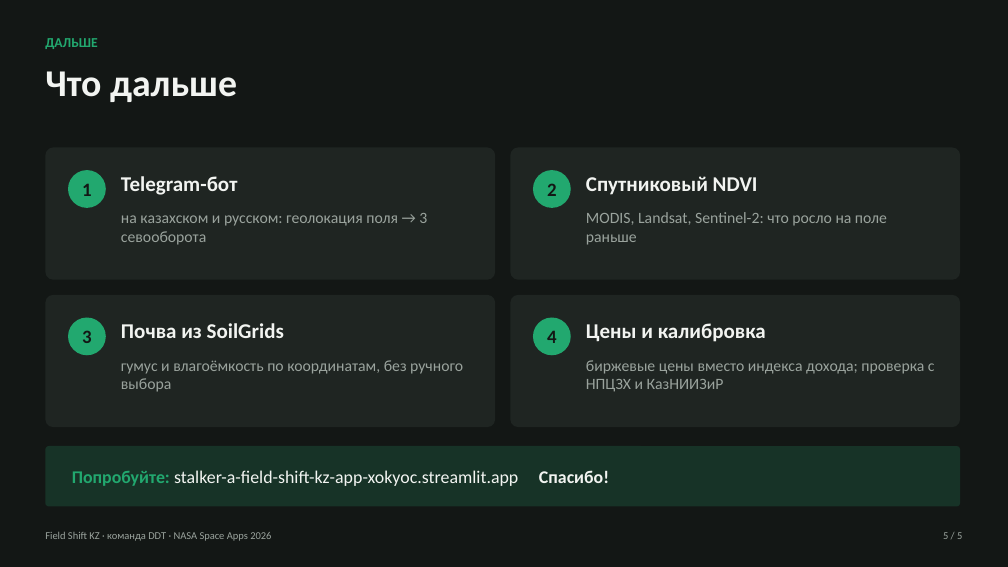
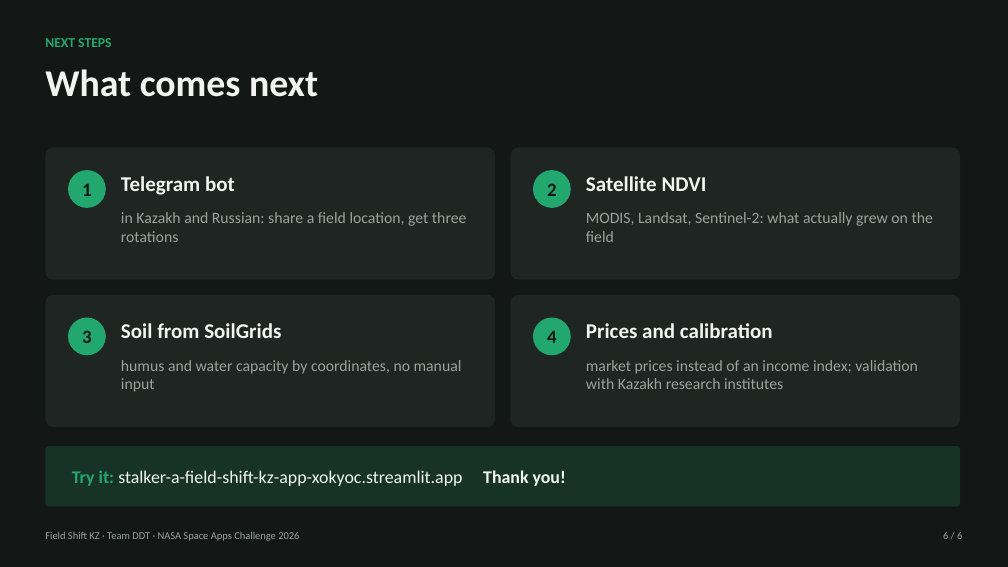
Before and after one commit to Stalker-a/field-shift-kz, a slide deck: slide 6 of Field_Shift_KZ.pptx (slide 5 before the commit). Drawn at 1008x567 pixels with LibreOffice and Linux fonts; fonts in the diff are those of the drawing. Boxes give left, top, right and bottom in pixels: in the first picture for what was removed or moved away, otherwise in the second. Text is boxed around its words. In the diff, an @@ line names an element or a change of style, - is before the commit and + after.

```diff
--- a/Field_Shift_KZ.pptx
+++ b/Field_Shift_KZ.pptx
@@ text at <box>45,38,111,47</box>: text changed @@
-ДАЛЬШЕ
+NEXT STEPS
@@ text at <box>45,69,318,97</box>: text changed @@
-Что дальше
+What comes next
@@ text at <box>121,176,235,195</box>: text changed @@
-Telegram-бот
+Telegram bot
@@ text at <box>586,176,707,191</box>: text changed @@
-Спутниковый NDVI
+Satellite NDVI
@@ text at <box>121,212,466,242</box>: text changed @@
-на казахском и русском: геолокация поля → 3 севооборота
+in Kazakh and Russian: share a field location, get three rotations
@@ text at <box>586,212,933,242</box>: text changed @@
-MODIS, Landsat, Sentinel-2: что росло на поле раньше
+MODIS, Landsat, Sentinel-2: what actually grew on the field
@@ text at <box>121,323,281,338</box>: text changed @@
-Почва из SoilGrids
+Soil from SoilGrids
@@ text at <box>586,323,773,338</box>: text changed @@
-Цены и калибровка
+Prices and calibration
@@ text at <box>121,360,462,392</box>: text changed @@
-гумус и влагоёмкость по координатам, без ручного выбора
+humus and water capacity by coordinates, no manual input
@@ text at <box>586,360,918,389</box>: text changed @@
-биржевые цены вместо индекса дохода; проверка с НПЦЗХ и КазНИИЗиР
+market prices instead of an income index; validation with Kazakh research institutes
@@ text at <box>72,470,566,486</box>: text changed @@
-Попробуйте: stalker-a-field-shift-kz-app-xokyoc.streamlit.app Спасибо!
+Try it: stalker-a-field-shift-kz-app-xokyoc.streamlit.app Thank you!
@@ text at <box>45,532,299,541</box>: text changed @@
-Field Shift KZ · команда DDT · NASA Space Apps 2026
+Field Shift KZ · Team DDT · NASA Space Apps Challenge 2026
```
Also in this commit, not shown: 2 other slides changed, 3 slides added, 2 slides removed, 2 other files.
